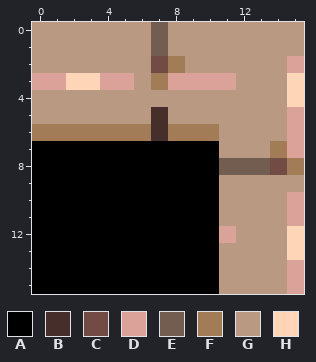
Pixel-art sprite, stored at sourceAssets/tiles/wallVerticalRightCorner.png. Above, as it was before the edit.
The file is 16x16 pixels. Colours within 5 levels of each other are drawn and written as one.
Palette (. is transparent): A #000000  B #462e2a  C #734b45  D #dba29a  E #725d50  F #a27c57  G #ba9982  H #ffd5b8
Pixels before, first column x 0:
 0 GGGGGGGEGGGGGGGG
 1 GGGGGGGEGGGGGGGG
 2 GGGGGGGCFGGGGGGD
 3 DDHHDDGFDDDDGGGH
 4 GGGGGGGGGGGGGGGH
 5 GGGGGGGBGGGGGGGD
 6 FFFFFFFBFFFGGGGD
 7 AAAAAAAAAAAGGGFD
 8 AAAAAAAAAAAEEECF
 9 AAAAAAAAAAAGGGGG
10 AAAAAAAAAAAGGGGD
11 AAAAAAAAAAAGGGGD
12 AAAAAAAAAAADGGGH
13 AAAAAAAAAAAGGGGH
14 AAAAAAAAAAAGGGGD
15 AAAAAAAAAAAGGGGD
Once edited:
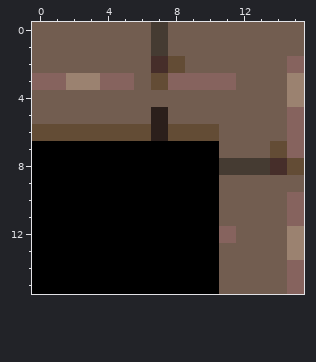
The exact change:
colour B: #462e2a -> #2b1f1b
colour C: #734b45 -> #462e2a
colour D: #dba29a -> #86635e
colour E: #725d50 -> #453b32
colour F: #a27c57 -> #634c35
colour G: #ba9982 -> #725d50
colour H: #ffd5b8 -> #9b8270
Pixel boxes of the changes (left, top, right, bottom) in both pictures:
changed: (32, 22, 304, 294)
